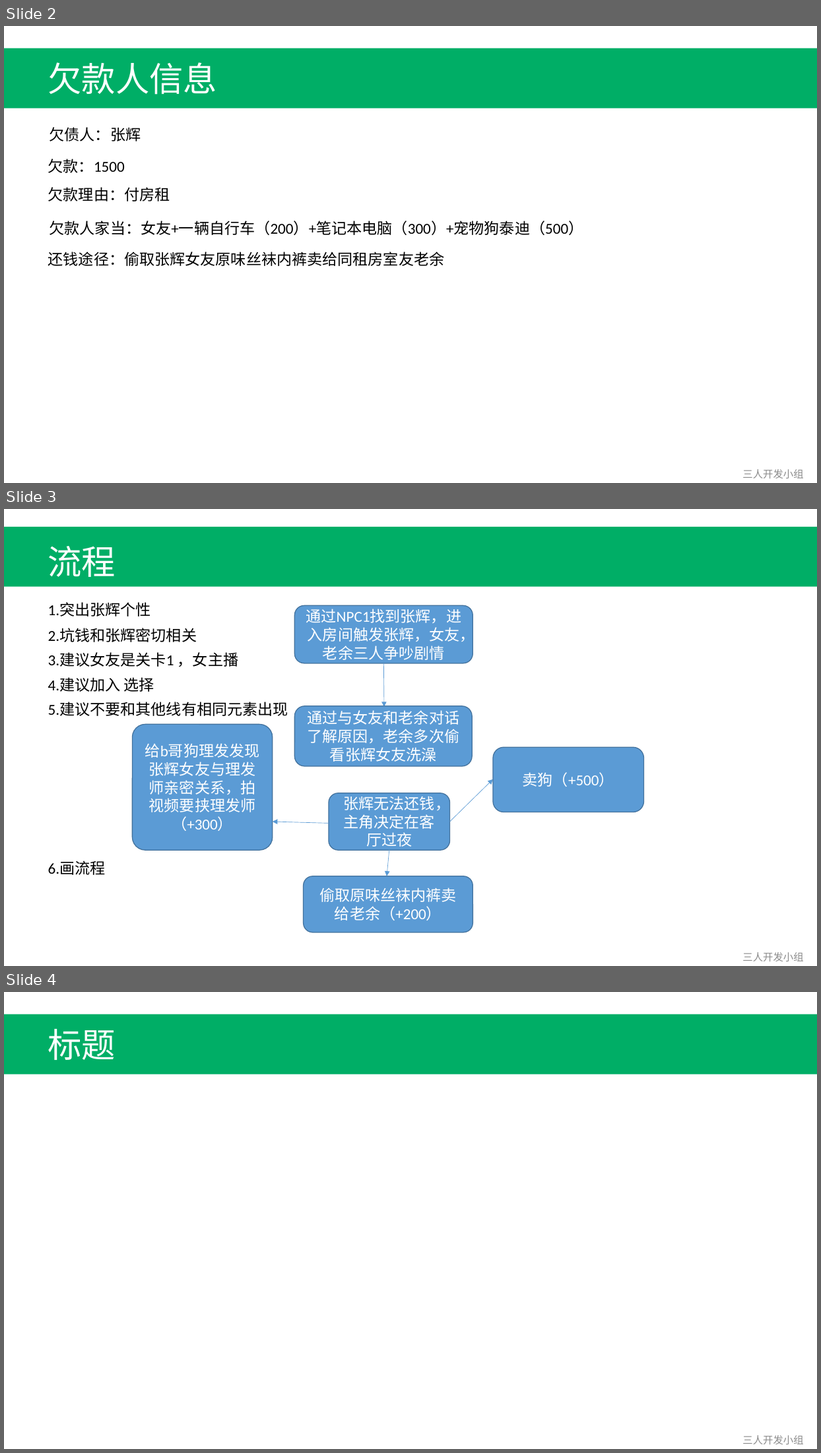
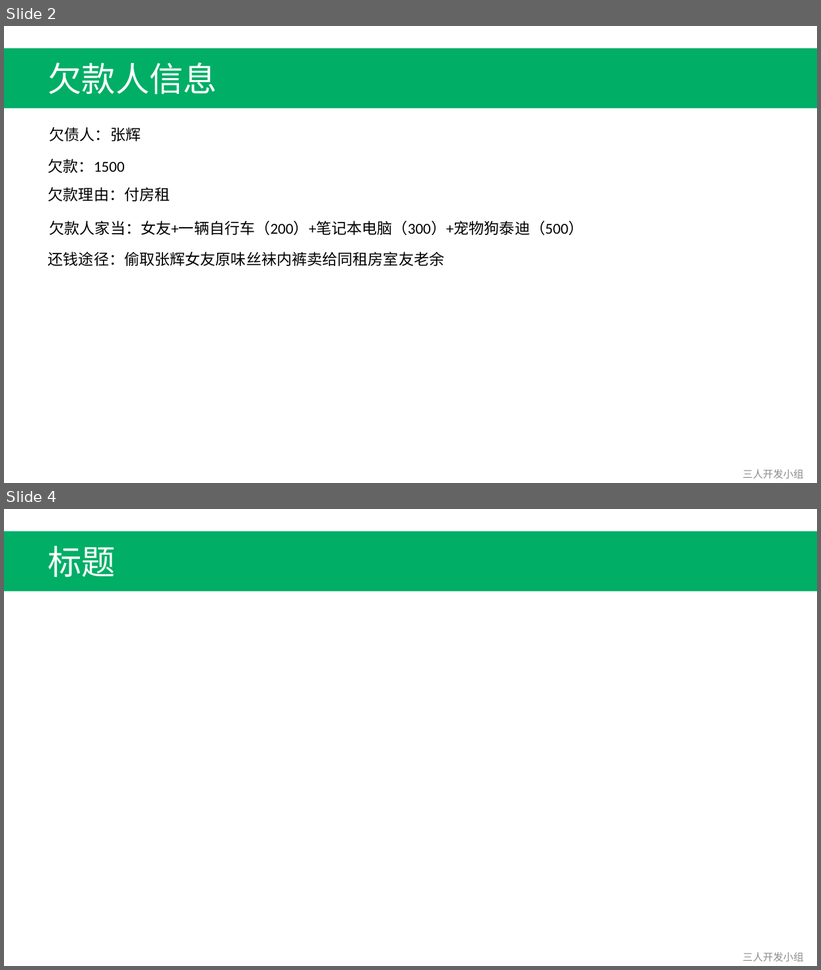
Before and after one commit to Fordebt/Give-me-my-money, a slide deck: 关卡2-沈永良.pptx. Shown one above the other, each under a label of ours: slides 2, 3 and 4 before the commit, slides 2 and 4 after it; the slides between them are not shown. The pictures are 821x1453 and 821x970 pixels, drawn with LibreOffice and Linux fonts; fonts in the diff are those of the drawing. Boxes give left, top, right and bottom in pixels: in the first picture for what was removed or moved away, otherwise in the second. Text is boxed around its words. In the diff, an @@ line names an element or a change of style, - is before the commit and + after.

```diff
--- a/关卡2-沈永良.pptx
+++ b/关卡2-沈永良.pptx
@@ slide 3 removed at box(4, 509, 817, 966), background #FFFFFF @@
@@ rectangle removed at box(4, 527, 817, 586) @@
@@ text removed at box(48, 546, 116, 577) @@
-流程
@@ text removed at box(48, 603, 151, 617) @@
-1.突出张辉个性
@@ rounded rectangle removed at box(295, 605, 473, 663) @@
-通过NPC1找到张辉，进入房间触发张辉，女友，老余三人争吵剧情
@@ text removed at box(48, 628, 197, 642) @@
-2.坑钱和张辉密切相关
@@ text removed at box(48, 652, 238, 667) @@
-3.建议女友是关卡1 ，女主播
@@ arrow removed from (384, 663) to (384, 707) @@
@@ text removed at box(48, 677, 154, 692) @@
-4.建议加入 选择
@@ text removed at box(48, 702, 288, 716) @@
-5.建议不要和其他线有相同元素出现
@@ rounded rectangle removed at box(295, 706, 473, 766) @@
-通过与女友和老余对话了解原因，老余多次偷看张辉女友洗澡
@@ rounded rectangle removed at box(132, 724, 273, 850) @@
-给b哥狗理发发现张辉女友与理发师亲密关系，拍视频要挟理发师（+300）
@@ rounded rectangle removed at box(493, 747, 644, 812) @@
-卖狗（+500）
@@ arrow removed from (450, 822) to (493, 780) @@
@@ rounded rectangle removed at box(329, 793, 450, 851) @@
-张辉无法还钱，主角决定在客厅过夜
@@ arrow removed from (329, 824) to (273, 822) @@
@@ text removed at box(48, 861, 106, 875) @@
-6.画流程
@@ arrow removed from (389, 851) to (387, 877) @@
@@ rounded rectangle removed at box(304, 877, 473, 933) @@
-偷取原味丝袜内裤卖给老余（+200）
@@ text removed at box(743, 953, 803, 962) @@
-三人开发小组
```
Also in this commit, not shown: 1 slide added.
